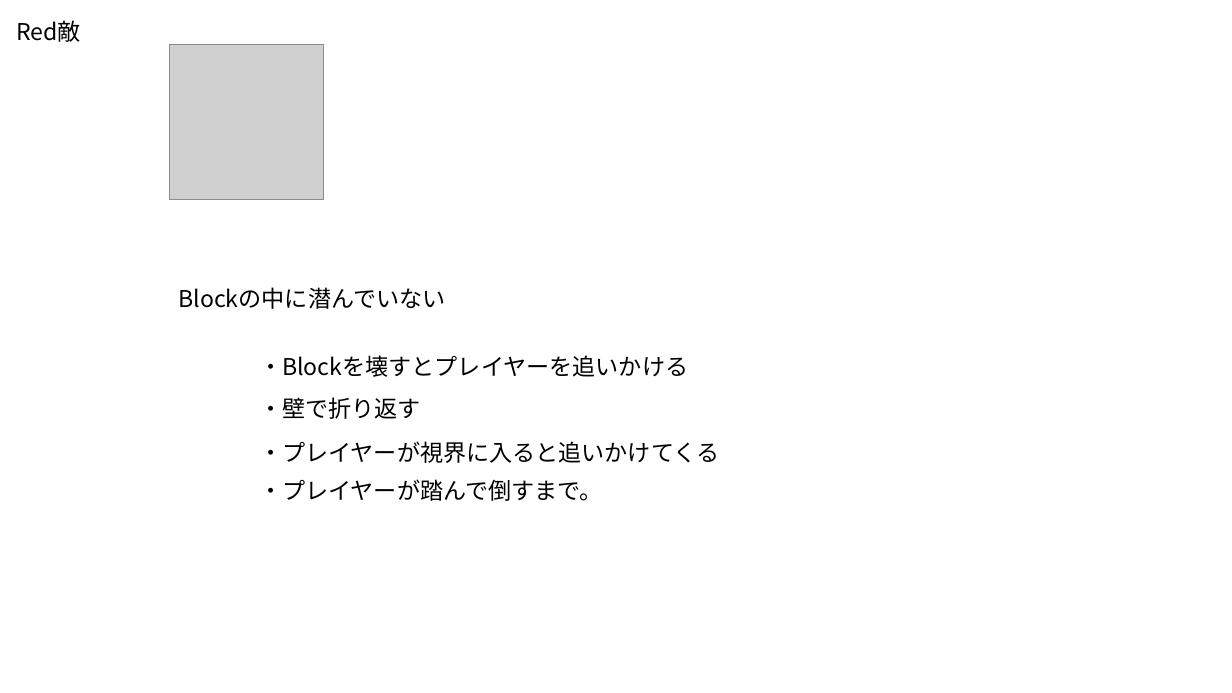
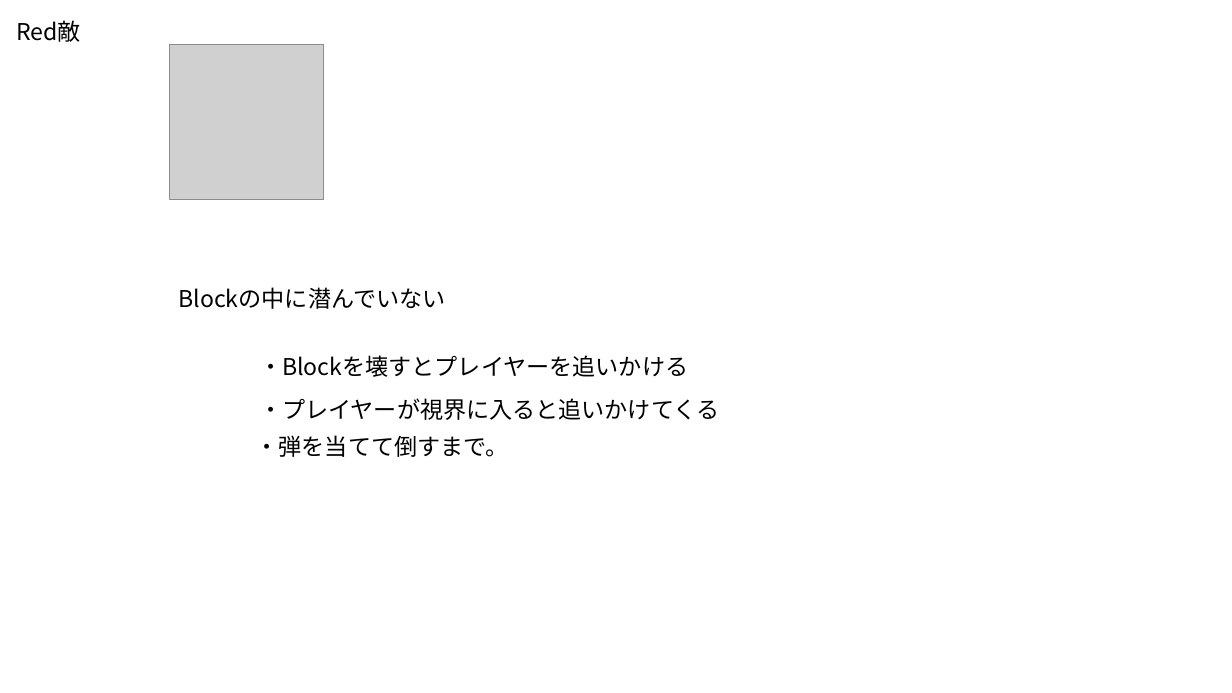
Before and after one commit to syo-ya/GameProductionPractice1, a slide deck: slide 2 of ゲーム制作課題「Breaking_UP」/仕様書/敵.pptx. Drawn at 1232x693 pixels with LibreOffice and Linux fonts; fonts in the diff are those of the drawing; grey boxes stand for pictures. Boxes give left, top, right and bottom in pixels: in the first picture for what was removed or moved away, otherwise in the second. Text is boxed around its words. In the diff, an @@ line names an element or a change of style, - is before the commit and + after.

```diff
--- a/ゲーム制作課題「Breaking_UP」/仕様書/敵.pptx
+++ b/ゲーム制作課題「Breaking_UP」/仕様書/敵.pptx
@@ text "・プレイヤーが視界に入ると追いかけてくる": place and size @@
-text "・プレイヤーが視界に入ると追いかけてくる" at (259,441,719,463)
+text "・プレイヤーが視界に入ると追いかけてくる" at (259,398,719,420)
@@ text removed at (259,397,421,419) @@
-・壁で折り返す
@@ text at (256,435,509,457): text changed @@
-・プレイヤーが踏んで倒すまで。
+・弾を当てて倒すまで。
```
Also in this commit, not shown: 1 other slide changed, 1 other file.
